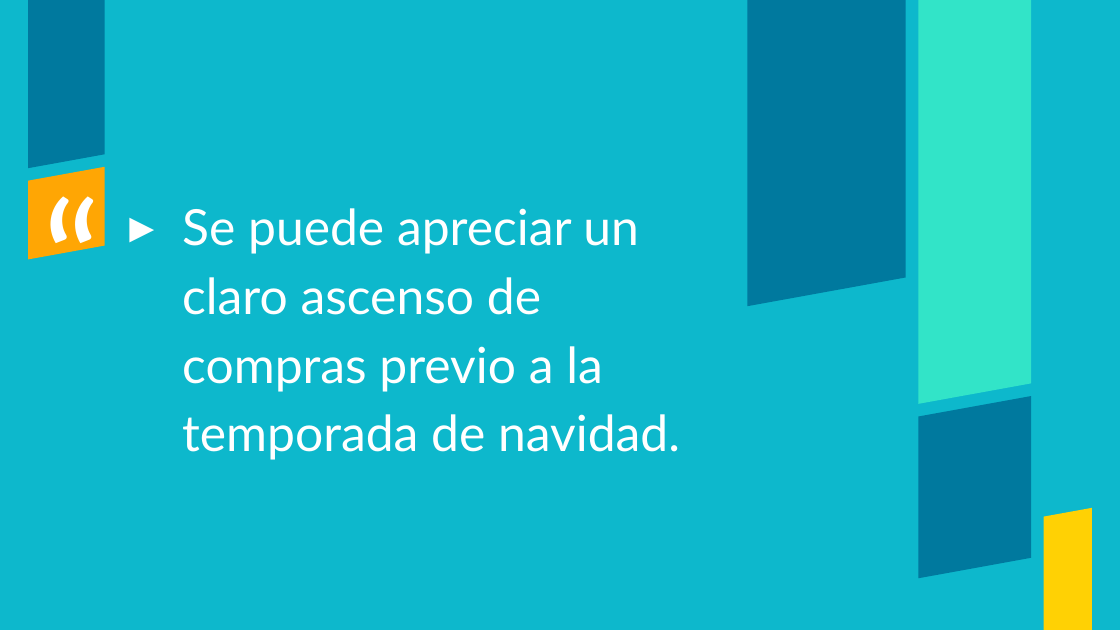
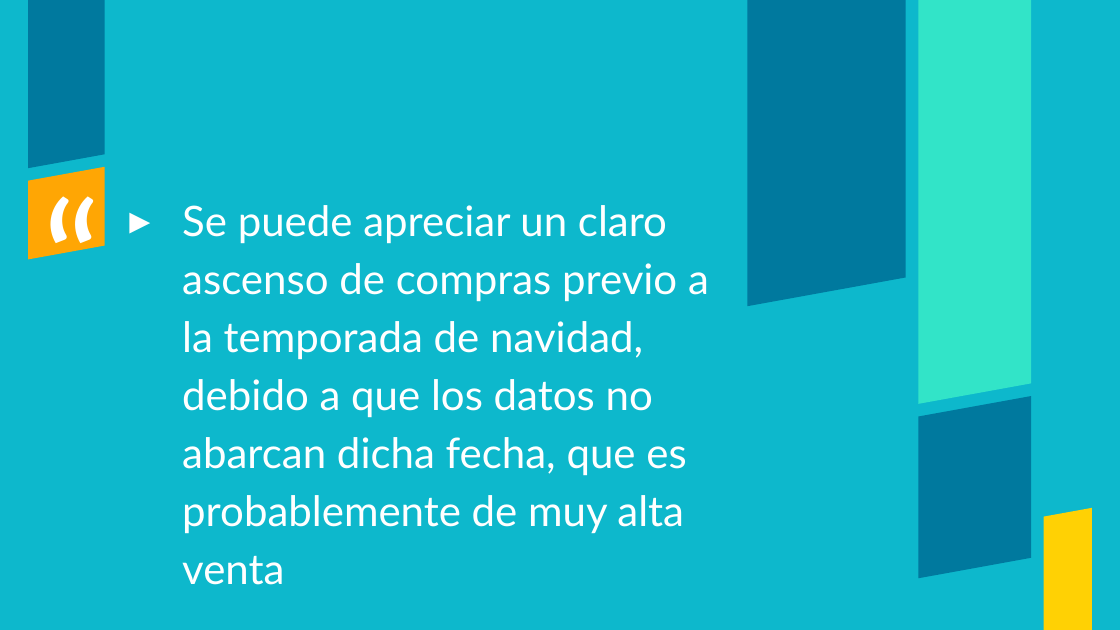
Before and after one commit to cirssax/VisualizacionDatos, a slide deck: slide 24 of Online retail.pptx (slide 20 before the commit). Drawn at 1120x630 pixels with LibreOffice and Linux fonts; fonts in the diff are those of the drawing. Boxes give left, top, right and bottom in pixels: in the first picture for what was removed or moved away, otherwise in the second. Text is boxed around its words. In the diff, an @@ line names an element or a change of style, - is before the commit and + after.

Commit message:
Se mejora presentacion de la base de datos y se corrigen algunos comentarios de graficos

```diff
--- a/Online retail.pptx
+++ b/Online retail.pptx
@@ text at (182,205,709,585): text changed; size 42.7 to 36 pt @@
-▸ Se puede apreciar un claro ascenso de compras previo a la temporada de navidad.
+▸ Se puede apreciar un claro ascenso de compras previo a la temporada de navidad, debido a que los datos no abarcan dicha fecha, que es probablemente de muy alta venta
```
Also in this commit, not shown: 2 other slides changed, 10 slides added, 1 other file.
